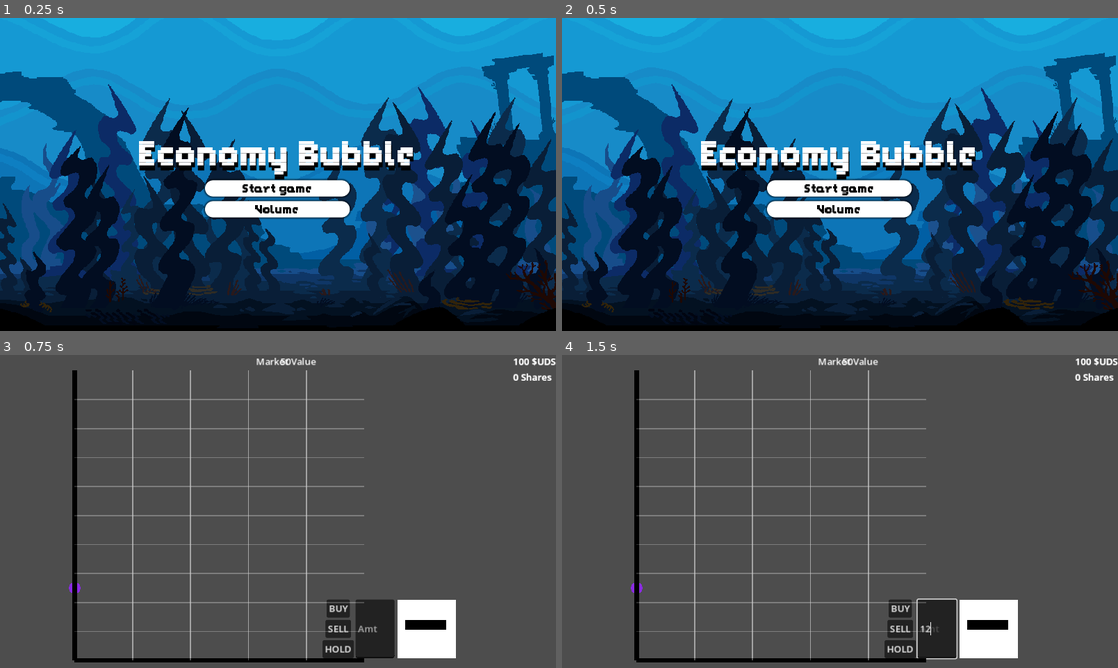
Above: before the commit, frames 1-4 (two rows, left to right).
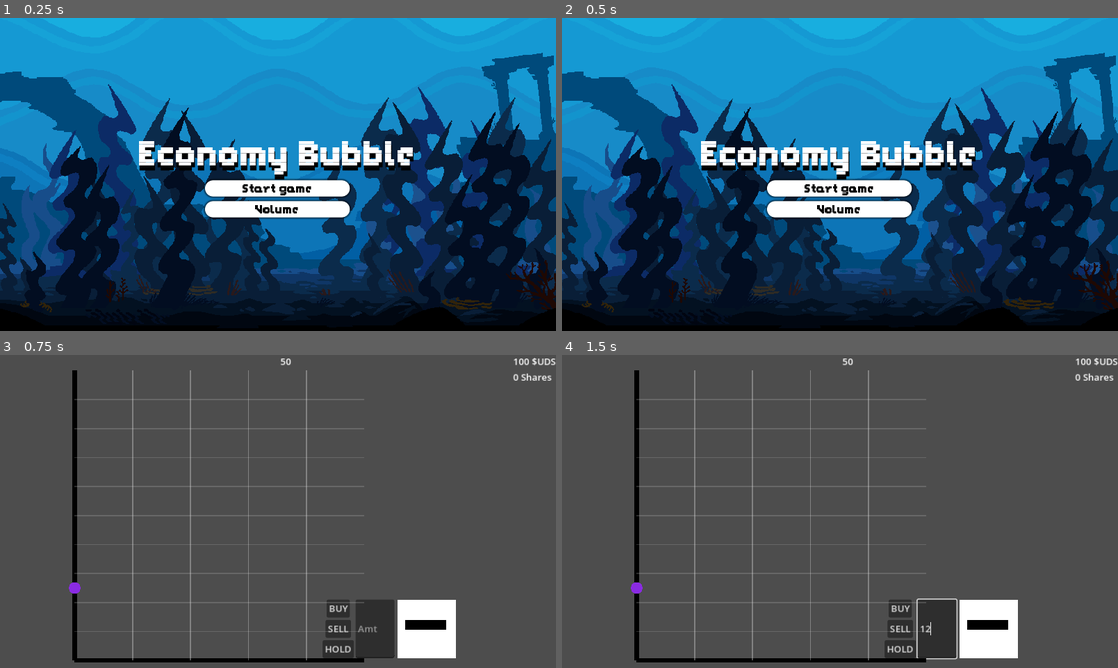
Above: after the commit, the same moments.

Repository: absentnot/GGJ-25
Game: Godot game, scene res://scenes/TitleScreen.tscn
The game is run twice, just before and just after one commit, with the same random seed, the same clock (stepped at 60 frames per second) and the same inputs.
Inputs (mouse positions are in pixels of both pictures, inside the frame that each line leads up to):
- Up to frame 1 (0.25 s): no input
- Up to frame 2 (0.5 s): no input
- Up to frame 3 (0.75 s): click "Start game" at 0.5 s
- Up to frame 4 (1.5 s): click (934, 630) at 1.27 s; type "12" at 1.35 s

Frames 1-2 are identical in both runs. In frame 3, 1.2% of the frame differs, in the area x 13-100%, y 0-97%; in frame 4, 1.2%.

Commit message:
Fixing double hud on main, oopsie heheh

Diff:
--- a/scenes/main.tscn
+++ b/scenes/main.tscn
@@ -11,6 +11,4 @@
 [node name="DayTimer" type="Timer" parent="."]
 wait_time = 10.0
 
-[node name="HUD2" parent="." instance=ExtResource("2_kbh8a")]
-
 [connection signal="timeout" from="DayTimer" to="." method="_on_day_timer_timeout"]
Not shown: 1 places in scenes/agentScene.tscn that only renumber resources
